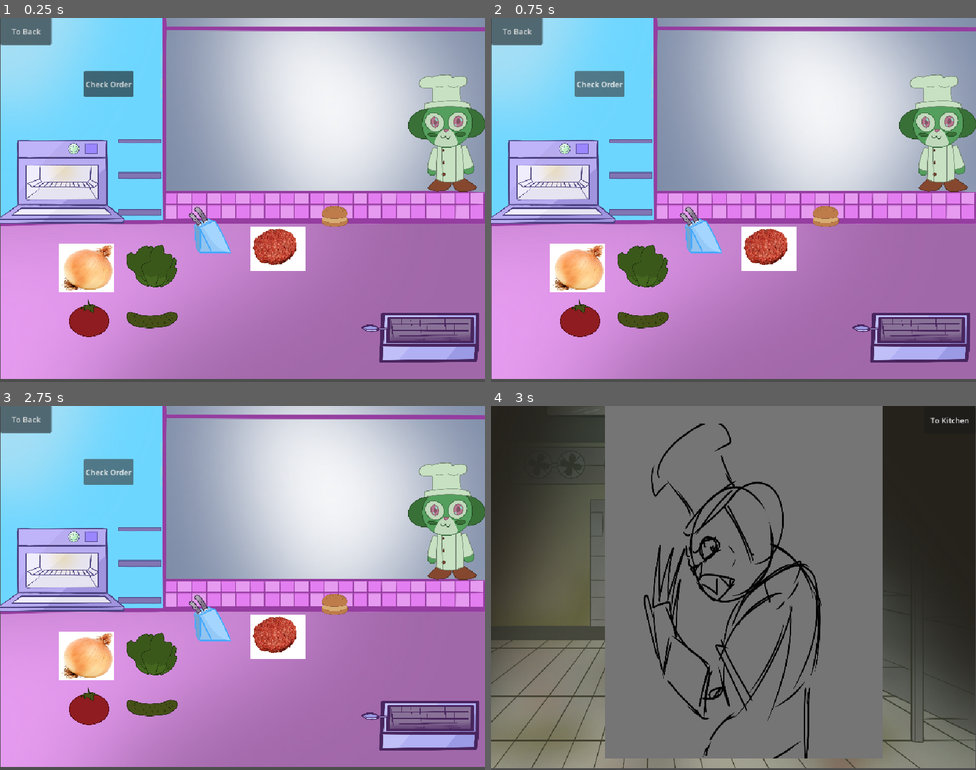
Above: before the commit, frames 1-4 (two rows, left to right).
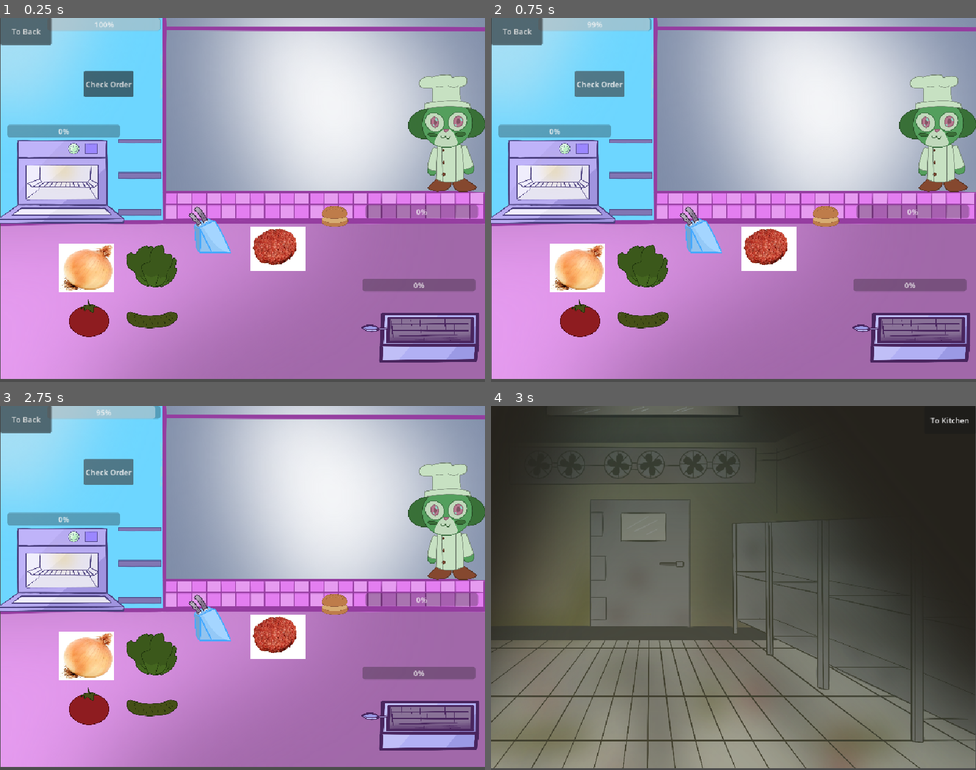
Above: after the commit, the same moments.

Repository: Loosee64/GMTK2026
Game: Godot game, scene res://Scenes/screens/main.tscn
Same seed, same stepped clock (60 frames per second), same inputs: the game is played once before the commit and once after it.
Inputs:
- Up to frame 1 (0.25 s): no input
- Up to frame 2 (0.75 s): click "Check Order" at 0.5 s
- Up to frame 3 (2.75 s): click "Check Order" at 1.25 s; click "Check Order" at 2 s
- Up to frame 4 (3 s): click "To Back" at 2.75 s

The runs differ from the first frame. In frame 1, 3.3% of the frame differs, in the area x 1-99%, y 0-75%; in frame 2, 3.3%; in frame 3, 3.3%; in frame 4, 38%, in the area x 23-81%, y 0-97%.

Commit message:
Timers, chef aggression affecting timers and mistakes being registered

Diff:
--- a/Scenes/processor.tscn
+++ b/Scenes/processor.tscn
@@ -2,6 +2,7 @@
 
 [ext_resource type="Script" uid="uid://cecirihw6ev2v" path="res://Scripts/processor.gd" id="1_t2ana"]
 [ext_resource type="Texture2D" uid="uid://3jqtjdccvbl" path="res://Assets/Kitchen/oven_frier.png" id="2_m4e83"]
+[ext_resource type="PackedScene" uid="uid://b4lvl1ql1q72y" path="res://Scenes/progress_bar.tscn" id="3_cdy3b"]
 
 [sub_resource type="AtlasTexture" id="AtlasTexture_ee4r6"]
 atlas = ExtResource("2_m4e83")
@@ -57,6 +58,13 @@
 sprite_frames = SubResource("SpriteFrames_t2ana")
 animation = &"grill"
 
+[node name="ProgressBar" parent="." unique_id=2017483841 node_paths=PackedStringArray("timer") instance=ExtResource("3_cdy3b")]
+offset_left = -133.0
+offset_top = -107.0
+offset_right = 106.0
+offset_bottom = -80.0
+timer = NodePath("../Timer")
+
 [connection signal="area_entered" from="." to="." method="_on_area_entered"]
 [connection signal="area_exited" from="." to="." method="_on_area_exited"]
 [connection signal="input_event" from="." to="." method="_on_input_event"]
--- /dev/null
+++ b/Scenes/progress_bar.tscn
@@ -0,0 +1,8 @@
+[gd_scene format=3 uid="uid://b4lvl1ql1q72y"]
+
+[ext_resource type="Script" uid="uid://djurdey2ipqe8" path="res://timer_bar.gd" id="1_gsm4l"]
+
+[node name="ProgressBar" type="ProgressBar" unique_id=2017483841]
+offset_right = 239.0
+offset_bottom = 27.0
+script = ExtResource("1_gsm4l")
--- a/Scenes/screens/back_room.tscn
+++ b/Scenes/screens/back_room.tscn
@@ -1,13 +1,14 @@
 [gd_scene format=3 uid="uid://d1jsebflis8yd"]
 
 [ext_resource type="Texture2D" uid="uid://barf03ax5j35j" path="res://Assets/Back Room/murder room.png" id="1_0227n"]
-[ext_resource type="Texture2D" uid="uid://bm8tgkaasgd5r" path="res://Assets/Back Room/chef_evil.png" id="2_ncpjq"]
+[ext_resource type="Script" uid="uid://c8jqiviam6yph" path="res://Scripts/back_room.gd" id="1_ncpjq"]
+[ext_resource type="Texture2D" uid="uid://bgo18oj6065vp" path="res://Assets/Chef/chef_phase_3.png" id="3_ncpjq"]
 
 [sub_resource type="SpriteFrames" id="SpriteFrames_u0ya7"]
 animations = [{
 "frames": [{
 "duration": 1.0,
-"texture": ExtResource("2_ncpjq")
+"texture": ExtResource("3_ncpjq")
 }],
 "loop": 1,
 "name": &"default",
@@ -15,6 +16,7 @@
 }]
 
 [node name="Node2D" type="Node2D" unique_id=1090493573]
+script = ExtResource("1_ncpjq")
 
 [node name="Background" type="TextureRect" parent="." unique_id=323284554]
 offset_right = 1022.0
@@ -23,6 +25,7 @@
 expand_mode = 1
 
 [node name="ChefSprite" type="AnimatedSprite2D" parent="." unique_id=488874181]
-position = Vector2(534, 369.00003)
-scale = Vector2(0.5153509, 0.6925926)
+visible = false
+position = Vector2(466, 374)
+scale = Vector2(0.72870374, 0.7287037)
 sprite_frames = SubResource("SpriteFrames_u0ya7")
--- a/Scenes/screens/chef_kitchen.gd
+++ /dev/null
@@ -1,19 +0,0 @@
-extends AnimatedSprite2D
-
-var current_mood = 0
-var aggression = 0
-var aggression_modifier = 1.0
-
-func _ready() -> void:
-	get_parent().get_parent().mistake.connect(anger_chef)
-	get_parent().get_parent().calm_chef.connect(calm_chef)
-
-
-func anger_chef(strength):
-	aggression += strength * aggression_modifier
-	play("default")
-	print("anger chef")
-
-func calm_chef(strength):
-	aggression -= strength
-	print("calm chef")
--- a/Scenes/screens/kitchen.tscn
+++ b/Scenes/screens/kitchen.tscn
@@ -17,7 +17,9 @@
 [ext_resource type="Texture2D" uid="uid://cuj15haf1dg3j" path="res://Assets/Burger/TomatoWhole.png" id="16_b3802"]
 [ext_resource type="Texture2D" uid="uid://24qyi3kvpxkl" path="res://Assets/Chef/chef_phase_1.png" id="16_pvose"]
 [ext_resource type="Texture2D" uid="uid://bkmr3jjmukkxb" path="res://Assets/Chef/chef_phase_2.png" id="17_tj5w6"]
-[ext_resource type="Script" uid="uid://cjvmibdelmdq3" path="res://Scenes/screens/chef_kitchen.gd" id="18_tj5w6"]
+[ext_resource type="Texture2D" uid="uid://boopcakxh1mcv" path="res://Assets/Chef/chef_phase_2_mad.png" id="18_h6c0o"]
+[ext_resource type="Script" uid="uid://cjvmibdelmdq3" path="res://Scripts/chef_kitchen.gd" id="18_tj5w6"]
+[ext_resource type="PackedScene" uid="uid://b4lvl1ql1q72y" path="res://Scenes/progress_bar.tscn" id="20_a3tha"]
 
 [sub_resource type="RectangleShape2D" id="RectangleShape2D_dtglo"]
 size = Vector2(121, 120)
@@ -54,6 +56,11 @@
 
 [sub_resource type="SpriteFrames" id="SpriteFrames_u0ya7"]
 animations = [{
+"frames": [],
+"loop": 1,
+"name": &"default",
+"speed": 5.0
+}, {
 "frames": [{
 "duration": 0.1,
 "texture": ExtResource("16_pvose")
@@ -65,7 +72,32 @@
 "texture": ExtResource("16_pvose")
 }],
 "loop": 0,
-"name": &"default",
+"name": &"phase_1_wince",
+"speed": 5.0
+}, {
+"frames": [{
+"duration": 0.1,
+"texture": ExtResource("17_tj5w6")
+}, {
+"duration": 1.5,
+"texture": ExtResource("18_h6c0o")
+}, {
+"duration": 1.0,
+"texture": ExtResource("17_tj5w6")
+}],
+"loop": 0,
+"name": &"phase_2_wince",
+"speed": 5.0
+}, {
+"frames": [{
+"duration": 1.0,
+"texture": ExtResource("17_tj5w6")
+}, {
+"duration": 1.0,
+"texture": ExtResource("16_pvose")
+}],
+"loop": 0,
+"name": &"return_to_phase_1",
 "speed": 5.0
 }]
 
@@ -81,7 +113,7 @@
 "times": PackedFloat32Array(0),
 "transitions": PackedFloat32Array(1),
 "update": 1,
-"values": [&"default"]
+"values": [&"phase_1_wince"]
 }
 
 [sub_resource type="Animation" id="Animation_h6c0o"]
@@ -96,7 +128,7 @@
 "times": PackedFloat32Array(0.03333336),
 "transitions": PackedFloat32Array(1),
 "update": 1,
-"values": [&"default"]
+"values": [&"phase_1_wince"]
 }
 tracks/1/type = "method"
 tracks/1/imported = false
@@ -181,8 +213,9 @@
 text = "Check Order"
 script = ExtResource("7_344ge")
 
-[node name="TheLine" parent="." unique_id=1341072480 instance=ExtResource("8_ynf5e")]
+[node name="TheLine" parent="." unique_id=1341072480 node_paths=PackedStringArray("timer") instance=ExtResource("8_ynf5e")]
 position = Vector2(370, 316)
+timer = NodePath("../EndTimer")
 
 [node name="Frier" parent="." unique_id=2115380139 instance=ExtResource("5_kry3j")]
 position = Vector2(897, 658)
@@ -323,9 +356,22 @@
 position = Vector2(956, 248)
 scale = Vector2(0.2561404, 0.2435185)
 sprite_frames = SubResource("SpriteFrames_u0ya7")
+animation = &"phase_1_wince"
 script = ExtResource("18_tj5w6")
 
 [node name="AnimationPlayer" type="AnimationPlayer" parent="Chef" unique_id=1723739690]
 libraries/ = SubResource("AnimationLibrary_a3tha")
 
+[node name="ProgressBar" parent="." unique_id=2017483841 node_paths=PackedStringArray("timer") instance=ExtResource("20_a3tha")]
+offset_left = 99.0
+offset_top = 1.0
+offset_right = 338.0
+offset_bottom = 28.0
+timer = NodePath("../EndTimer")
+
+[node name="EndTimer" type="Timer" parent="." unique_id=297726321]
+wait_time = 60.0
+one_shot = true
+autostart = true
+
 [connection signal="pressed" from="CheckOrder" to="CheckOrder" method="_on_pressed"]
--- a/Scenes/screens/main.tscn
+++ b/Scenes/screens/main.tscn
@@ -1,6 +1,6 @@
 [gd_scene format=3 uid="uid://bc6ja7egfjpxr"]
 
-[ext_resource type="Script" uid="uid://d3cku5vu4xfws" path="res://Scenes/screens/main.gd" id="1_0mp8l"]
+[ext_resource type="Script" uid="uid://d3cku5vu4xfws" path="res://Scripts/main.gd" id="1_0mp8l"]
 [ext_resource type="PackedScene" uid="uid://di7lv4icyqso4" path="res://Scenes/screens/kitchen.tscn" id="1_j1mco"]
 [ext_resource type="PackedScene" uid="uid://d1jsebflis8yd" path="res://Scenes/screens/back_room.tscn" id="2_8j02x"]
 
--- /dev/null
+++ b/Scripts/back_room.gd
@@ -0,0 +1,13 @@
+extends Node2D
+@onready var chef_sprite: AnimatedSprite2D = $ChefSprite
+
+func _ready() -> void:
+	Globals.enter_back_room.connect(spawn_chef)
+	Globals.exit_back_room.connect(leave_chef)
+
+
+func spawn_chef():
+	chef_sprite.visible = true
+
+func leave_chef():
+	chef_sprite.visible = false
--- /dev/null
+++ b/Scripts/chef_kitchen.gd
@@ -0,0 +1,48 @@
+extends AnimatedSprite2D
+
+var current_mood = 0
+var aggression = 0
+var aggression_modifier = 1.0
+const AGGRESSION_LIMIT_1 = 20
+const AGGRESSION_LIMIT_2 = AGGRESSION_LIMIT_1 + 20
+var aggression_factor = 0
+var current_animation = "phase_1_wince"
+var in_back_room = false
+
+func _ready() -> void:
+	Globals.mistake.connect(anger_chef)
+	Globals.calm_chef.connect(calm_chef)
+
+func _process(delta: float) -> void:
+	if aggression > AGGRESSION_LIMIT_1:
+		current_animation = "phase_2_wince"
+		aggression_factor = 5
+	else:
+		if current_animation == "phase_2_wince":
+			play("return_to_phase_1")
+		current_animation = "phase_1_wince"
+		aggression_factor = 0
+
+	if aggression > AGGRESSION_LIMIT_2:
+		in_back_room = true
+		visible = false
+		Globals.enter_back_room.emit()
+	elif in_back_room:
+		Globals.exit_back_room.emit()
+		visible = true
+		in_back_room = false
+
+func anger_chef(strength):
+	aggression += strength * aggression_modifier
+	play(current_animation)
+	print("anger chef")
+
+func calm_chef(strength):
+	aggression -= strength
+	print("calm chef")
+
+func get_aggression_factor() -> int:
+	if !in_back_room:
+		return aggression_factor
+	else:
+		return 10
--- a/Scripts/globals.gd
+++ b/Scripts/globals.gd
@@ -19,3 +19,8 @@
 	Processor,
 	Space
 }
+
+signal mistake(strength)
+signal calm_chef(strength)
+signal enter_back_room
+signal exit_back_room
--- a/Scenes/screens/main.gd
+++ b/Scripts/main.gd
@@ -2,9 +2,6 @@
 
 @onready var kitchen: Node2D = $Kitchen
 @onready var back_room: Node2D = $BackRoom
-
-signal mistake(strength)
-signal calm_chef(strength)
 
 func _on_switch_to_back_pressed() -> void:
 	kitchen.visible = false
@@ -17,6 +14,6 @@
 
 func _input(event: InputEvent) -> void:
 	if event.is_action_pressed("tempMad"):
-		mistake.emit(10)
+		Globals.mistake.emit(5)
 	if event.is_action_pressed("tempCalm"):
-		calm_chef.emit(10)
+		Globals.calm_chef.emit(5)
--- a/Scripts/object.gd
+++ b/Scripts/object.gd
@@ -39,6 +39,7 @@
 				current_animation_frame = 0
 				if type != Globals.ObjectType.Knife:
 					type = starting_type
+					Globals.mistake.emit(5)
 			elif !placeable:
 				position = last_position
 		dragging = false
--- a/Scripts/processor.gd
+++ b/Scripts/processor.gd
@@ -7,25 +7,28 @@
 @onready var timer: Timer = $Timer
 var scale_value = 1
 var scale_direction = 1
-var initial_scale = scale
+var initial_scale
 var running = false
 @onready var animated_sprite_2d: AnimatedSprite2D = $AnimatedSprite2D
 
 func _ready() -> void:
 	animated_sprite_2d.animation = animation_name
+	initial_scale = animated_sprite_2d.scale
+	scale_value = initial_scale.x
 
 func _process(_delta: float) -> void:
 	if running:
 		animated_sprite_2d.frame = 1
-		if scale_value >= 1.6:
+		if scale_value >= initial_scale.x + 0.05:
 			scale_direction = -1
-		elif scale_value < 1:
+		elif scale_value < initial_scale.x:
 			scale_direction = 1
-		scale_value += 0.01 * scale_direction
-		scale.x = scale_value
-		scale.y = scale_value
+		scale_value += 0.001 * scale_direction
+		animated_sprite_2d.scale.x = scale_value
+		animated_sprite_2d.scale.y = scale_value
 	else:
-		scale = initial_scale
+		animated_sprite_2d.scale = initial_scale
+		scale_value = initial_scale.x
 
 func _on_area_entered(area: Area2D) -> void:
 	area.object_dropped.connect(_add_to_process)
--- a/Scripts/the_line.gd
+++ b/Scripts/the_line.gd
@@ -3,6 +3,8 @@
 var current_order = {}
 var current_plate = {}
 @onready var placeable_space: Area2D = $PlaceableSpace
+@export var timer : Timer
+@onready var chef: AnimatedSprite2D = $"../Chef"
 
 func _ready() -> void:
 	random_order()
@@ -20,8 +22,10 @@
 func process_order() -> void:
 	if check_order():
 		print("yes")
+		timer.start(timer.time_left + 10 - chef.get_aggression_factor())
 	else:
 		print("no")
+		Globals.mistake.emit(10)
 
 
 func _on_placeable_space_area_entered(area: Area2D) -> void:
--- /dev/null
+++ b/timer_bar.gd
@@ -0,0 +1,13 @@
+extends ProgressBar
+
+@export var timer : Timer
+var max = 0
+var current = 0
+
+func _ready() -> void:
+	max = timer.wait_time
+
+func _process(delta: float) -> void:
+	current = timer.time_left
+	if max > 0:
+		value = (current / max) * 100
Binary file added: Assets/Chef/chef_phase_2_mad.png
Not shown, added: Assets/Chef/chef_phase_2_mad.png.import
Binary file added: Assets/Chef/chef_phase_3.png
Not shown, added: Assets/Chef/chef_phase_3.png.import
Binary file added: Assets/Screens/game_over.png
Not shown, added: Assets/Screens/game_over.png.import
Not shown, added: Scripts/back_room.gd.uid
Renamed: Scenes/screens/chef_kitchen.gd.uid -> Scripts/chef_kitchen.gd.uid
Renamed: Scenes/screens/main.gd.uid -> Scripts/main.gd.uid
Not shown, added: timer_bar.gd.uid
